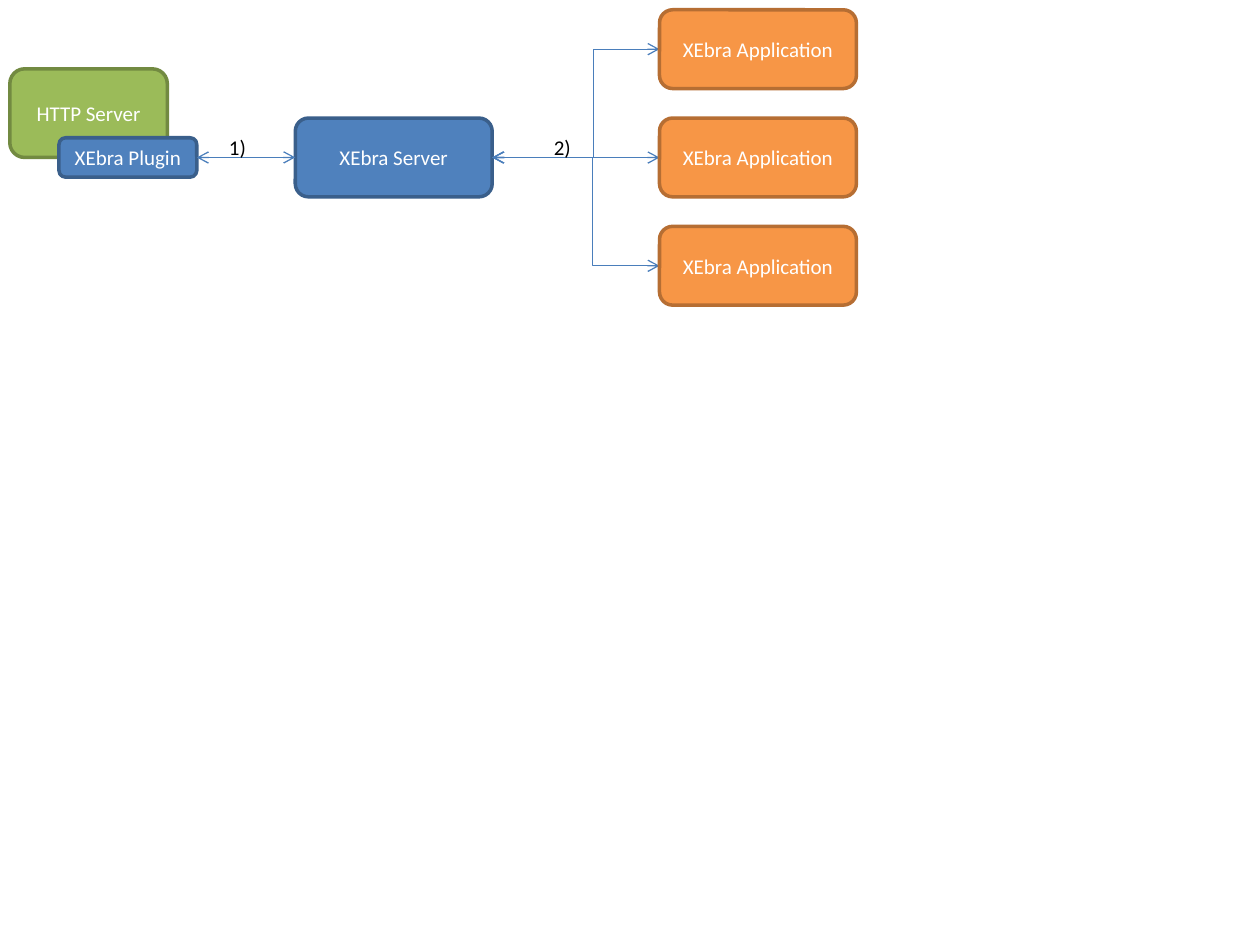
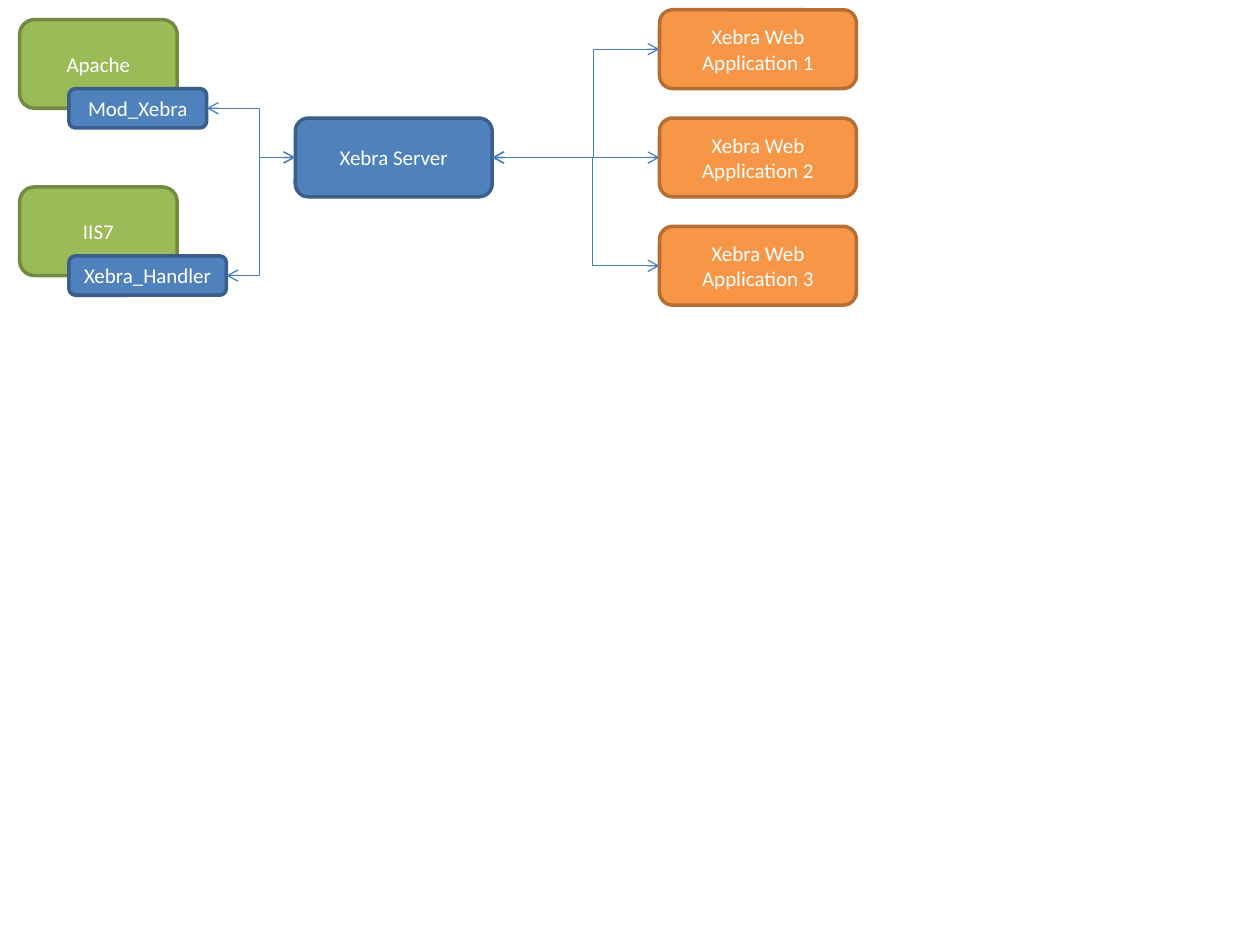
Before and after one commit to EiffelSoftware/libraries, a slide deck: slide 1 of Src/framework/web/xebra/doc/XEbraArchitecture2.pptx. Drawn at 1260x945 pixels with LibreOffice and Linux fonts; fonts in the diff are those of the drawing. Boxes give left, top, right and bottom in pixels: in the first picture for what was removed or moved away, otherwise in the second. Text is boxed around its words. In the diff, an @@ line names an element or a change of style, - is before the commit and + after.

```diff
--- a/Src/framework/web/xebra/doc/XEbraArchitecture2.pptx
+++ b/Src/framework/web/xebra/doc/XEbraArchitecture2.pptx
@@ rounded rectangle added at [20,20,178,108], fill #9BBB59, outline #738A42 2 pt, 12 pt, text #FFFFFF @@
+Apache
@@ text in rounded rectangle at [702,29,814,74]: text changed @@
-XEbra Application
+Xebra Web Application 1
@@ rounded rectangle removed at [10,69,168,158] @@
-HTTP Server
@@ rounded rectangle "Mod_Xebra": place and size @@
-rounded rectangle "Mod_Xebra" at [59,137,197,176]
+rounded rectangle "Mod_Xebra" at [69,88,207,127]
@@ text in rounded rectangle at [88,101,187,119]: text changed @@
-XEbra Plugin
+Mod_Xebra
@@ elbow double arrow moved from (197, 158) - (295, 158) to (207, 108) - (295, 158) @@
@@ text removed at [229,140,246,158] @@
-1)
@@ text removed at [554,140,571,158] @@
-2)
@@ text in rounded rectangle at [702,138,814,182]: text changed @@
-XEbra Application
+Xebra Web Application 2
@@ elbow double arrow added from (227, 276) to (295, 158), #4B7EBC 0.75 pt @@
@@ text in rounded rectangle at [340,150,448,165]: text changed @@
-XEbra Server
+Xebra Server
@@ rounded rectangle added at [20,186,178,275], fill #9BBB59, outline #738A42 2 pt, 12 pt, text #FFFFFF @@
+IIS7
@@ rounded rectangle added at [69,256,227,295], fill #4F81BD, outline #3A5F8C 2 pt, 12 pt, text #FFFFFF @@
+Xebra_Handler
@@ text in rounded rectangle at [702,246,814,290]: text changed @@
-XEbra Application
+Xebra Web Application 3
```
Also in this commit, not shown: 9 other files.
